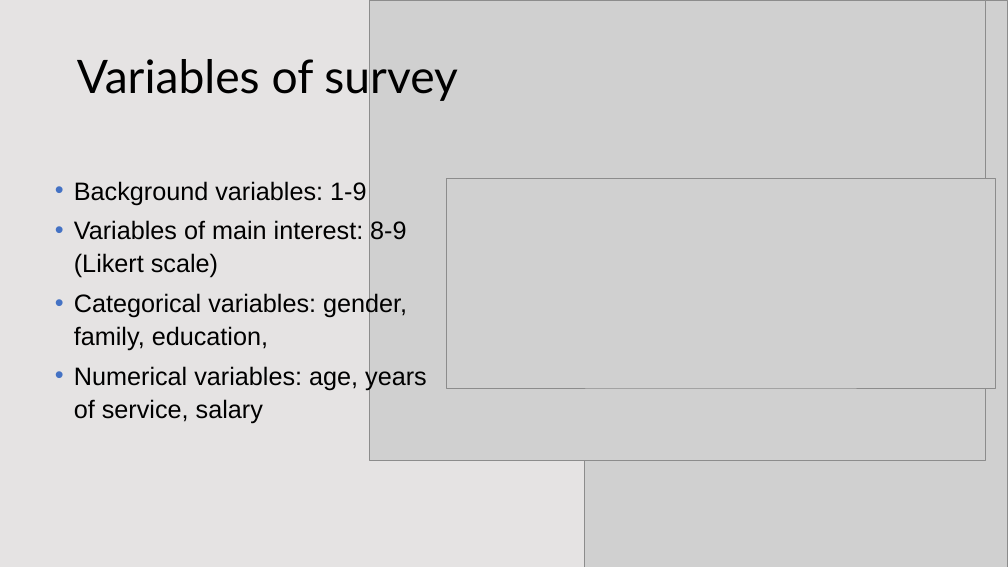
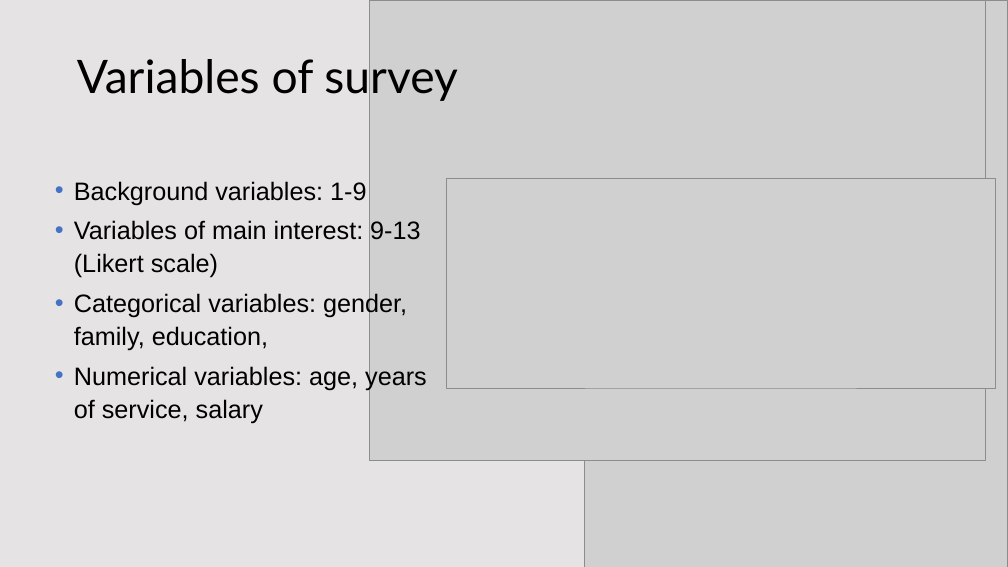
Before and after one commit to KatieRJ/BigDataProject, a slide deck: slide 3 of BigDataProject presentation.pptx. Drawn at 1008x567 pixels with LibreOffice and Linux fonts; fonts in the diff are those of the drawing; grey boxes stand for pictures; background and template pictures are left out. Boxes give left, top, right and bottom in pixels: in the first picture for what was removed or moved away, otherwise in the second. Text is boxed around its words. In the diff, an @@ line names an element or a change of style, - is before the commit and + after.

```diff
--- a/BigDataProject presentation.pptx
+++ b/BigDataProject presentation.pptx
@@ text at [74,220,420,278]: text changed @@
-• Variables of main interest: 8-9 (Likert scale)
+• Variables of main interest: 9-13 (Likert scale)
```
Also in this commit, not shown: 7 other slides changed, 2 slides added, 1 other file.
